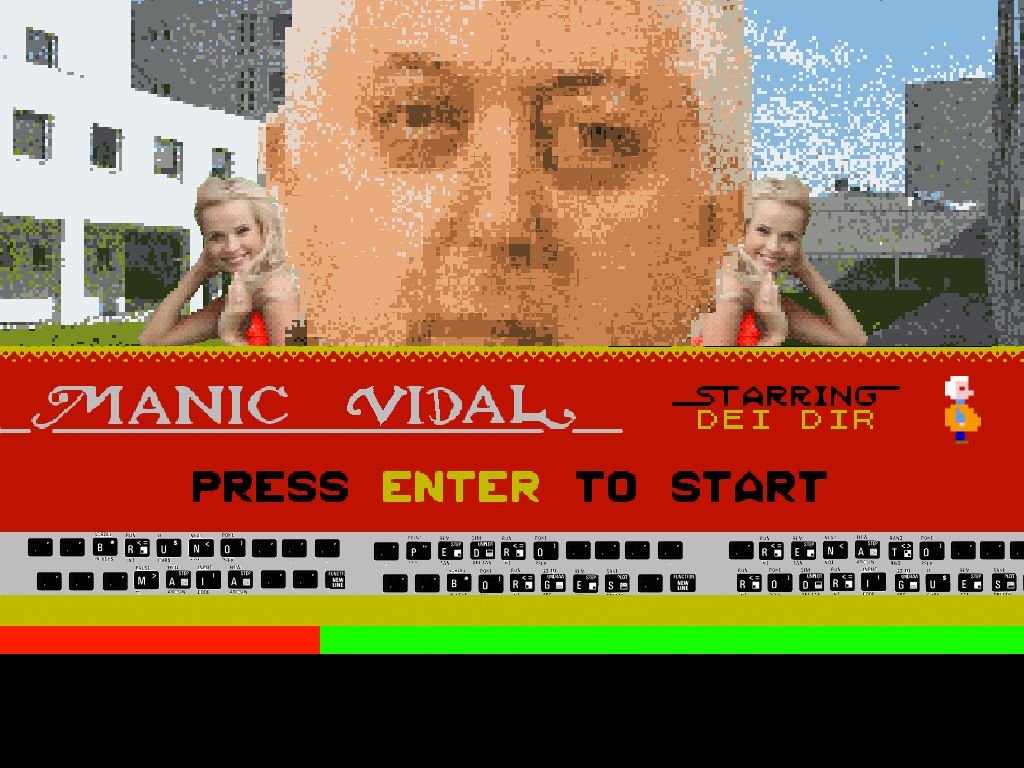
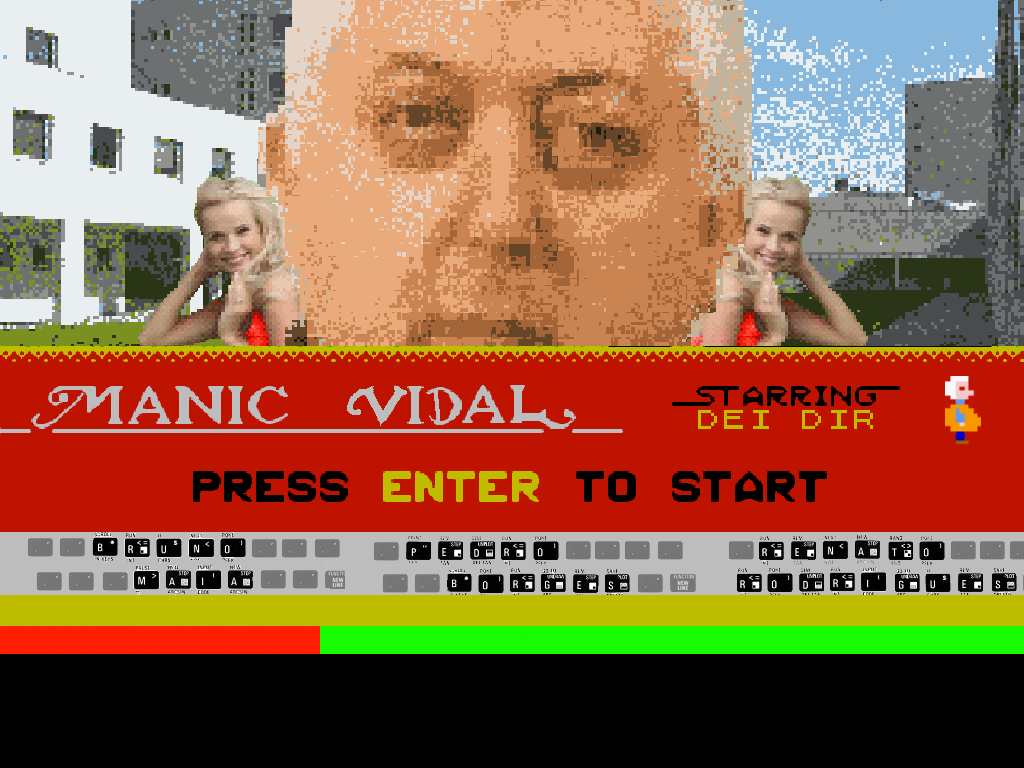
Layers edited between the first and the second 1024×768 image:
renamed "Layer 21" to "Layer 25 copy", opacity 100% → 62%, moved it above "Layer 25", painted on it over [27, 533, 1024, 595]
removed layer "Layer 15" over [27, 533, 345, 591]
removed layer "Layer 8 copy" over [728, 536, 1024, 595]
painted on "Layer 25" over [27, 533, 839, 595]
